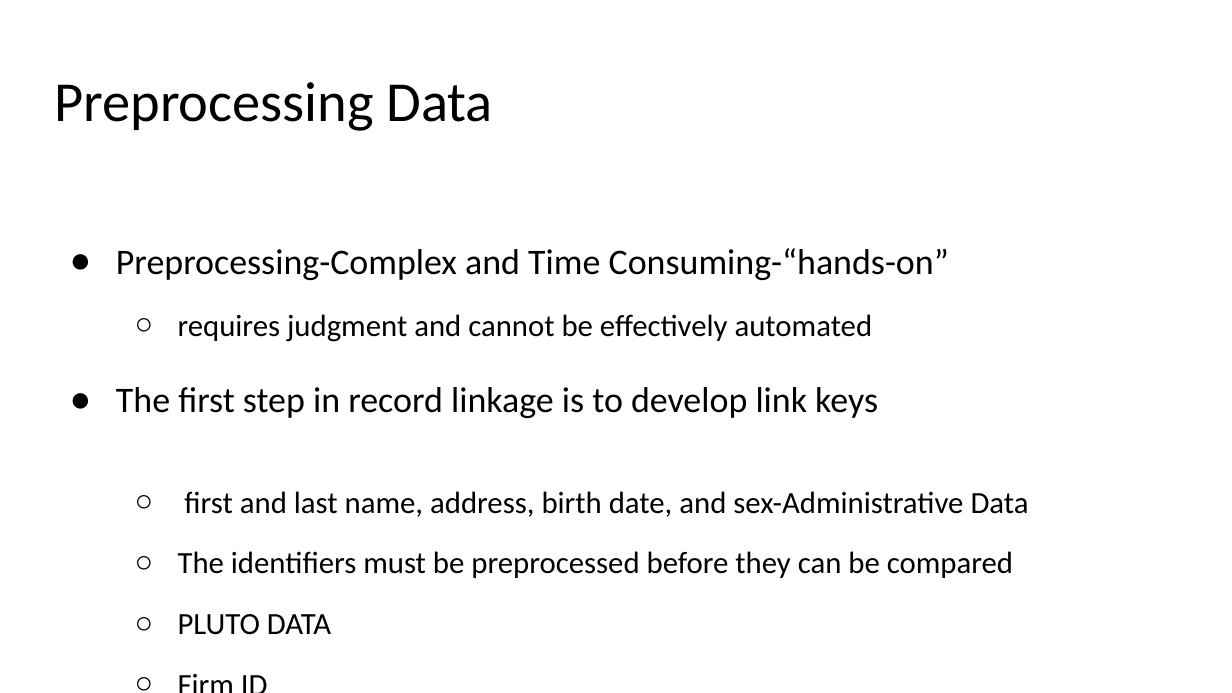
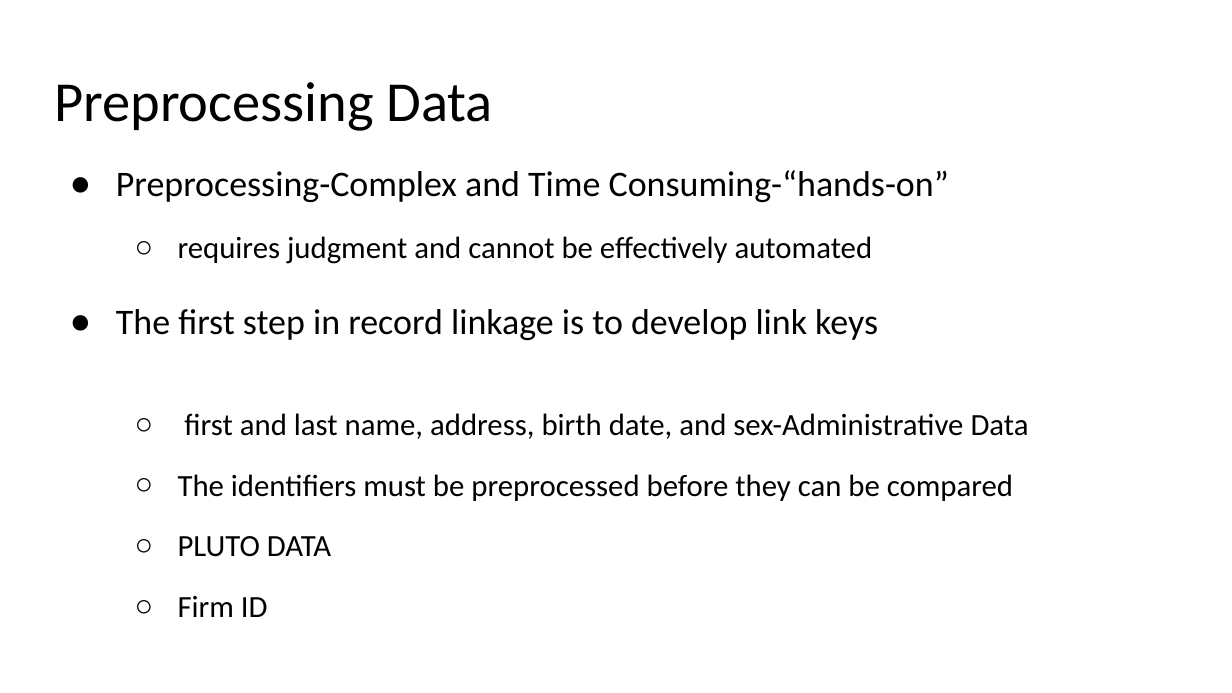
Before and after one commit to moonbg/21bigdataskku, a slide deck: slide 22 of Slides/Week6.pptx (slide 17 before the commit). Drawn at 1232x693 pixels with LibreOffice and Linux fonts; fonts in the diff are those of the drawing. Boxes give left, top, right and bottom in pixels: in the first picture for what was removed or moved away, otherwise in the second. Text is boxed around its words. In the diff, an @@ line names an element or a change of style, - is before the commit and + after.

```diff
--- a/Slides/Week6.pptx
+++ b/Slides/Week6.pptx
@@ text "Preprocessing-Complex and Time Consuming-“hands-on”" moved from (x1=116, y1=248, x2=1029, y2=578) to (x1=116, y1=170, x2=1029, y2=501) @@
```
Also in this commit, not shown: 2 other slides changed, 20 slides added, 9 other files.
